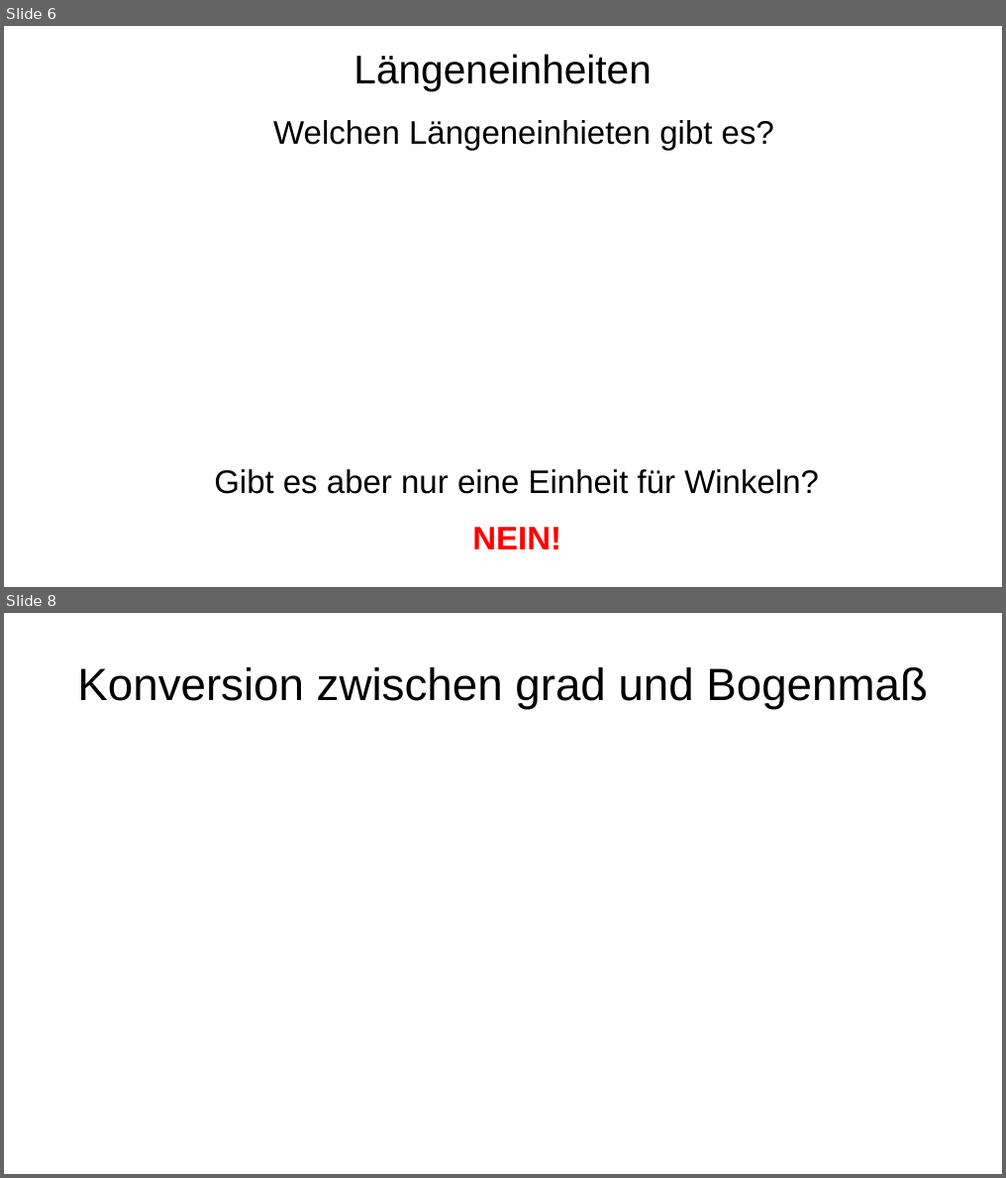
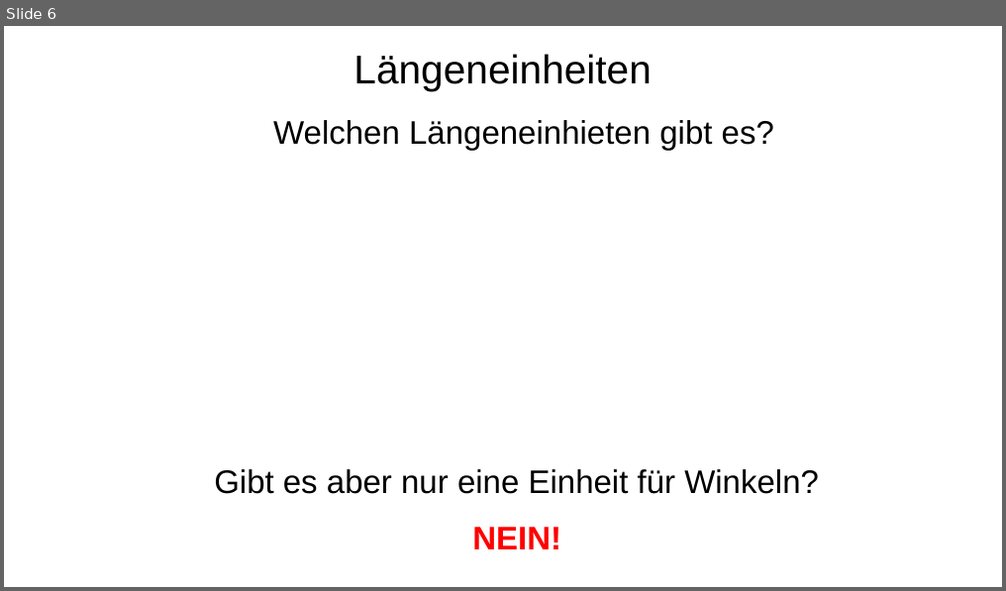
Before and after one commit to bearums/teaching, a slide deck: B5/Mathe/2024/D12/Sinus_funktion/02/pres.odp. Shown one above the other, each under a label of ours: slides 6 and 8 before the commit, slide 6 after it; the slides between them are not shown. The pictures are 1006x1178 and 1006x591 pixels, drawn with LibreOffice and Linux fonts; fonts in the diff are those of the drawing. Boxes give left, top, right and bottom in pixels: in the first picture for what was removed or moved away, otherwise in the second. Text is boxed around its words. In the diff, an @@ line names an element or a change of style, - is before the commit and + after.

```diff
--- a/B5/Mathe/2024/D12/Sinus_funktion/02/pres.odp
+++ b/B5/Mathe/2024/D12/Sinus_funktion/02/pres.odp
@@ slide 8 removed at bbox=[4, 613, 1002, 1174], background #FFFFFF @@
@@ title removed at bbox=[77, 667, 928, 709] @@
-Konversion zwischen grad und Bogenmaß
```
Also in this commit, not shown: 2 slides changed, 9 slides added, 4 other slides removed, 10 other files.
